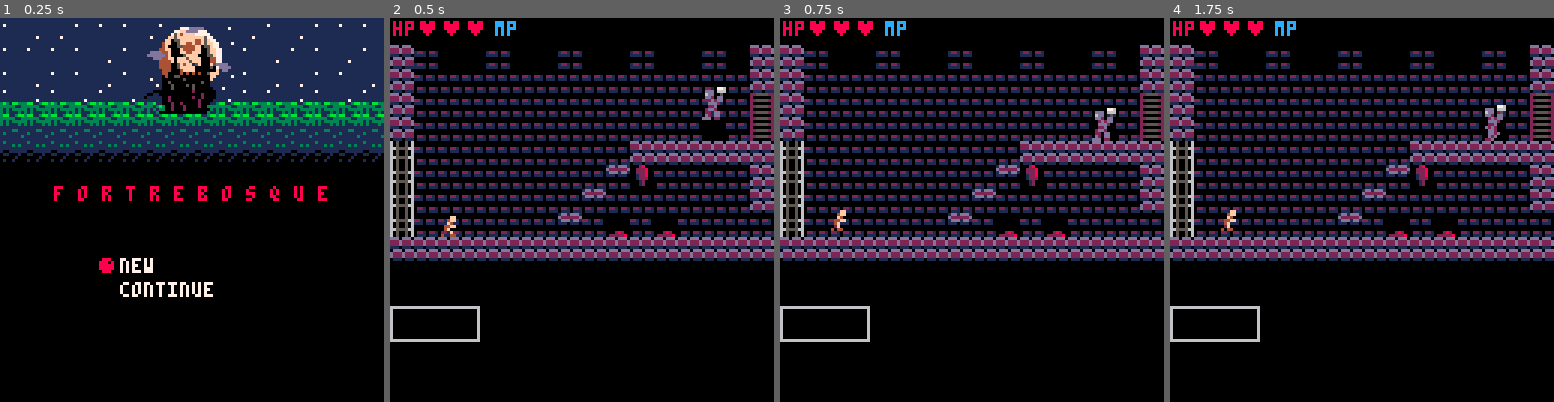
Above: before the commit, frames 1-4 (left to right).
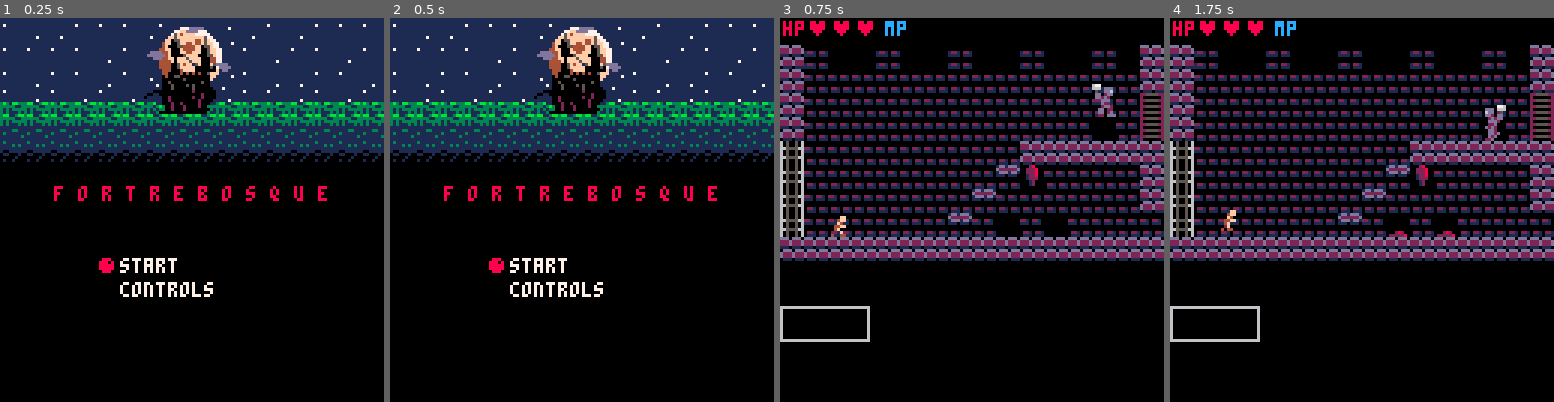
Above: after the commit, the same moments.

Repository: AddisonMink/fortrebosque
Game: PICO-8 cartridge main.p8
Two runs of this game, one before a commit and one after it. Both use one fixed random seed, a clock stepped at 60 frames per second and the inputs below.
Inputs:
- Up to frame 1 (0.25 s): no input
- Up to frame 2 (0.5 s): tap X (X key) at 0.33 s
- Up to frame 3 (0.75 s): tap O (Z key) at 0.7 s
- Up to frame 4 (1.75 s): tap X (X key) at 1.07 s; hold Right from 1.6 s (still down); tap O (Z key) at 1.7 s

The runs differ from the first frame. In frame 1, 0.4% of the frame differs, in the area x 31-56%, y 62-73%; in frame 2, 47%, in the area x 0-100%, y 0-85%; in frame 3, 0.8%; in frame 4, nothing differs.

Commit message:
add controls page.

Diff:
--- a/main.p8
+++ b/main.p8
@@ -52,8 +52,14 @@
 	if state == "start" then
 		cursor = btnp(2) and 0 or btnp(3) and 1 or cursor
 
-		if btnp(5) then
+		if btnp(4) and cursor == 0 then
 			state = "play"
+		elseif btnp(4) and cursor == 1 then
+			state = "controls"
+		end
+	elseif state == "controls" then
+		if btnp(4) then
+			state = "start"
 		end
 	elseif state == "play" then
 		local result = room.update()
@@ -69,7 +75,7 @@
 			state = "dead"
 		end
 	elseif state == "dead" then
-		if btnp(5) then
+		if btnp(4) then
 			rx, ry = 0, 1
 			room = room_map[rx .. "," .. ry]
 			player = player_new(16, 128)
@@ -104,10 +110,17 @@
 		map(112, 18, 0, 0, 16, 9)
 
 		print(title, title_x, title_y, 8)
-		print("new", x, y, 7)
+		print("start", x, y, 7)
 		y += 8
-		print("continue", x, y, 7)
+		print("controls", x, y, 7)
 		print("\134", x - 8, cursor_y, 8)
+		return
+	elseif state == "controls" then
+		local x, y = 20, 60
+
+		cls()
+		map(112, 18, 0, 0, 16, 9)
+		print_controls(x, y)
 		return
 	elseif state == "win" then
 		local x, y = room_position(rx, ry)
@@ -131,7 +144,7 @@
 
 	if state == "dead" then
 		local text = "you died"
-		local prompt = "press ❎ to continue"
+		local prompt = "🅾️ to continue"
 		local x, y = room_position(rx, ry)
 		local x1 = x + 64 - (#text * 4) / 2
 		local x2 = x + 64 - (#prompt * 4) / 2
--- a/util.lua
+++ b/util.lua
@@ -34,16 +34,16 @@
     return rx * 128, ry * 72
 end
 
-function print_contols(x, y)
-    print("controls", x, y, 5)
+function print_controls(x, y)
+    print("controls", x, y, 7)
     y += 8
-    print("❎ - aTTACK", x, y, 5)
+    print("❎ - aTTACK", x, y, 7)
     y += 8
-    print("🅾️ - jUMP", x, y, 5)
+    print("🅾️ - jUMP", x, y, 7)
     y += 8
-    print("⬅️➡️ - mOVE", x, y, 5)
+    print("⬅️➡️ - mOVE", x, y, 7)
     y += 8
-    print("⬇️ - sWITCH sUBWEAPON", x, y, 5)
+    print("⬇️ - sWITCH sUBWEAPON", x, y, 7)
     y += 8
-    print("⬆️+❎ - sUBWEAPON", x, y, 5)
+    print("⬆️+❎ - sUBWEAPON", x, y, 7)
 end
Not shown, changed: todo.txt
